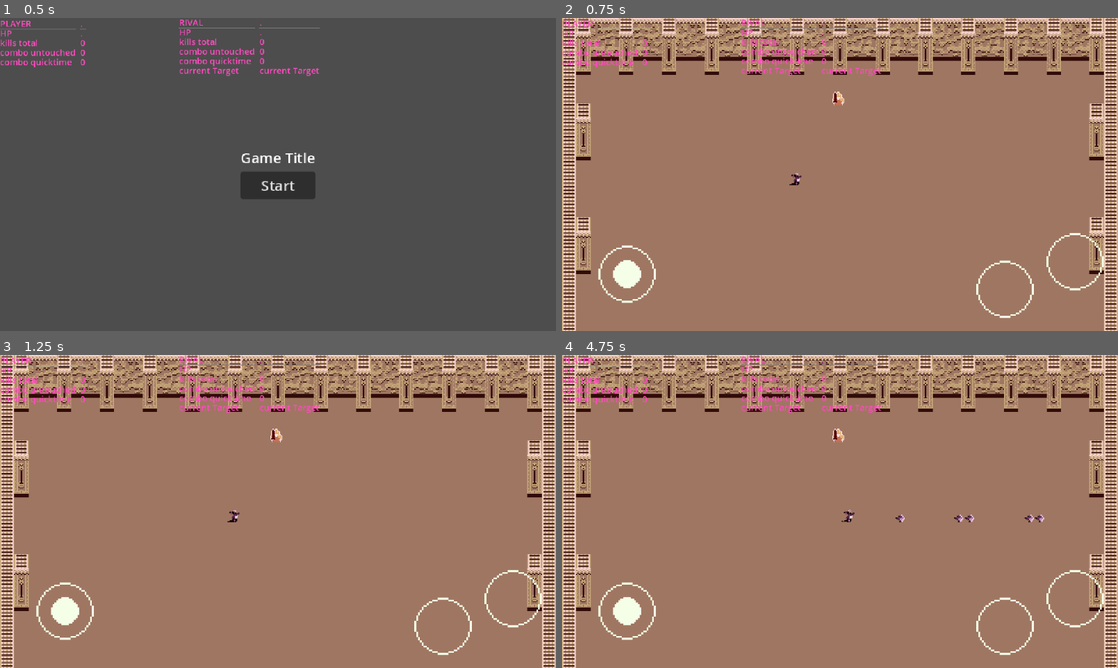
Above: before the commit, frames 1-4 (two rows, left to right).
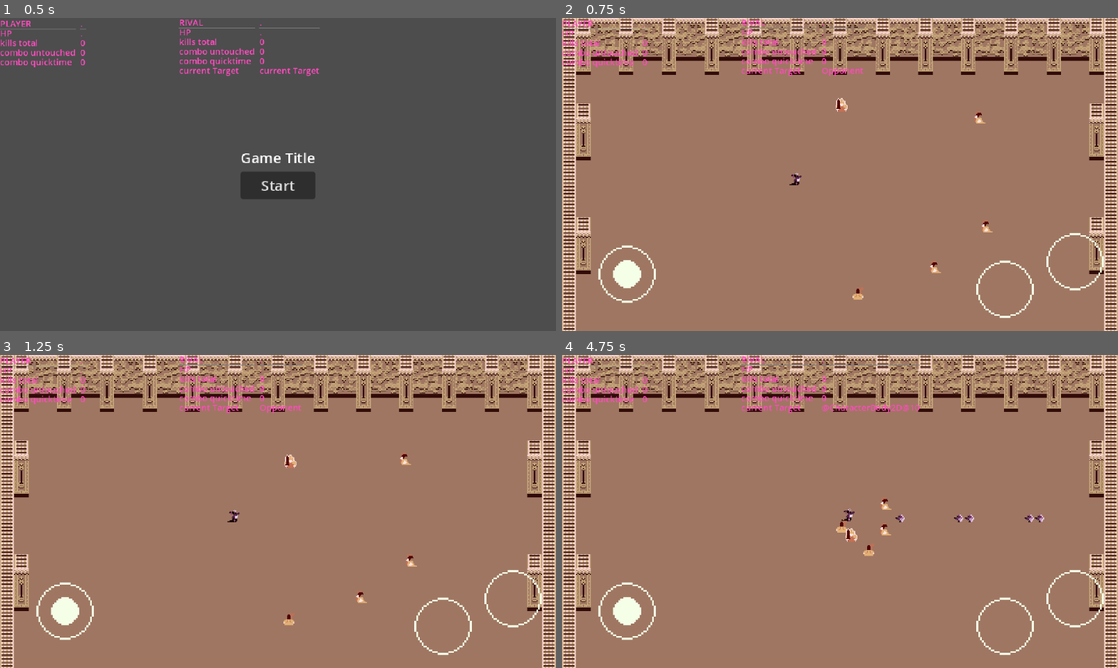
Above: after the commit, the same moments.

Repository: DanWaywell/collab_jam_game
Game: Godot game, scene res://menu/start_menu.tscn
The game is run twice, just before and just after one commit, with the same random seed, the same clock (stepped at 60 frames per second) and the same inputs.
Inputs (mouse positions are in pixels of both pictures, inside the frame that each line leads up to):
- Up to frame 1 (0.5 s): no input
- Up to frame 2 (0.75 s): click "Start" at 0.5 s
- Up to frame 3 (1.25 s): no input
- Up to frame 4 (4.75 s): move the mouse to (962, 495) at 1.27 s; hold D (move_right) 1.28-2 s; hold Space (action_1) 1.28-2 s; click (962, 495) at 1.42 s; drag from (728, 527) to (840, 436) at 2.02 s; move the mouse to (895, 442) at 2.77 s; hold D (move_right) 2.78-3.5 s; hold Space (action_1) 2.78-3.5 s; drag from (812, 574) to (884, 517) at 3.52 s; move the mouse to (1006, 558) at 4.27 s; hold A (move_left) from 4.28 s (still down); hold Space (action_1) from 4.28 s (still down)

Frame 1 is identical in both runs. In frame 2, 0.4% of the frame differs, in the area x 46-78%, y 3-91%; in frame 3, 0.4%; in frame 4, 0.6%, in the area x 46-65%, y 3-65%.

Commit message:
add game round start and end conditions to game.gd

Diff:
--- a/src/game/game.gd
+++ b/src/game/game.gd
@@ -1,22 +1,28 @@
 extends Node2D
+
+const OPPONENT = preload("res://opponent/opponent.tscn")
+const EDGE_MARGIN = 32
+
+var screen_size: Vector2i
+
+@onready var arena: Sprite2D = $Arena
+
+
+func _ready() -> void:
+	screen_size.x = ProjectSettings.get_setting("display/window/size/viewport_width")
+	screen_size.y = ProjectSettings.get_setting("display/window/size/viewport_height")
+
+	spawn_opponents(GlobalData.number_of_opponents)
 
 
 func _process(delta: float) -> void:
-	var mob_list = []
-	for child in get_children():
-		if child.is_in_group("mobs"):
-			mob_list.append(child)
-	if mob_list.is_empty():
-		end_round()
+	if arena.get_child_count() == 0:
+		get_tree().change_scene_to_file("res://menu/potion_menu.tscn")
 
 
-func start_game():
-	process_mode = Node.PROCESS_MODE_PAUSABLE
-
-
-func reset_game():
-	pass
-
-
-func end_round():
-	pass
+func spawn_opponents(amount):
+	for i in amount:
+		var opponent = OPPONENT.instantiate()
+		opponent.position.x = randi_range(EDGE_MARGIN, screen_size.x - EDGE_MARGIN)
+		opponent.position.y = randi_range(EDGE_MARGIN, screen_size.y - EDGE_MARGIN)
+		arena.add_child(opponent)
--- a/src/game/game.tscn
+++ b/src/game/game.tscn
@@ -1,8 +1,7 @@
-[gd_scene load_steps=8 format=3 uid="uid://b08ig35eso0ox"]
+[gd_scene load_steps=7 format=3 uid="uid://b08ig35eso0ox"]
 
 [ext_resource type="Script" uid="uid://b7j4utq80hr78" path="res://game/game.gd" id="1_80nbo"]
 [ext_resource type="Texture2D" uid="uid://dnf6uu0bnvoro" path="res://sprite/arena.png" id="2_dxrkv"]
-[ext_resource type="Script" uid="uid://cq1jyhakgms6o" path="res://game/arena.gd" id="3_dakft"]
 [ext_resource type="PackedScene" uid="uid://cg3jfm0s4gfj4" path="res://player/character.tscn" id="4_ryrav"]
 [ext_resource type="PackedScene" uid="uid://5hv1etavr06c" path="res://touch_screen/touch_screen_controler.tscn" id="5_dxrkv"]
 [ext_resource type="PackedScene" uid="uid://clfvkqd0lle4" path="res://rival/rival.tscn" id="6_ryrav"]
@@ -15,7 +14,6 @@
 [node name="Arena" type="Sprite2D" parent="."]
 texture = ExtResource("2_dxrkv")
 centered = false
-script = ExtResource("3_dakft")
 
 [node name="Character" parent="." node_paths=PackedStringArray("touch_controlles") instance=ExtResource("4_ryrav")]
 unique_name_in_owner = true
